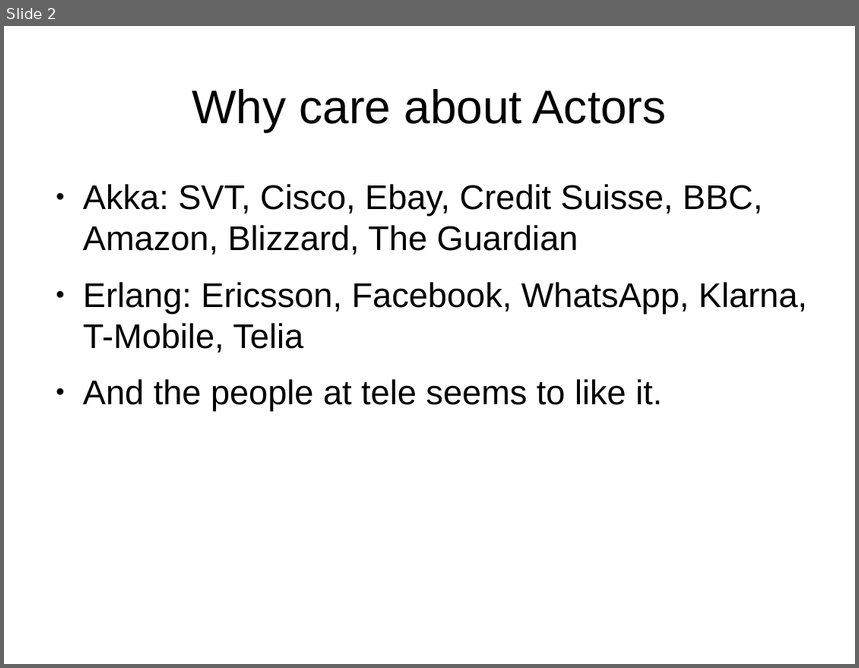
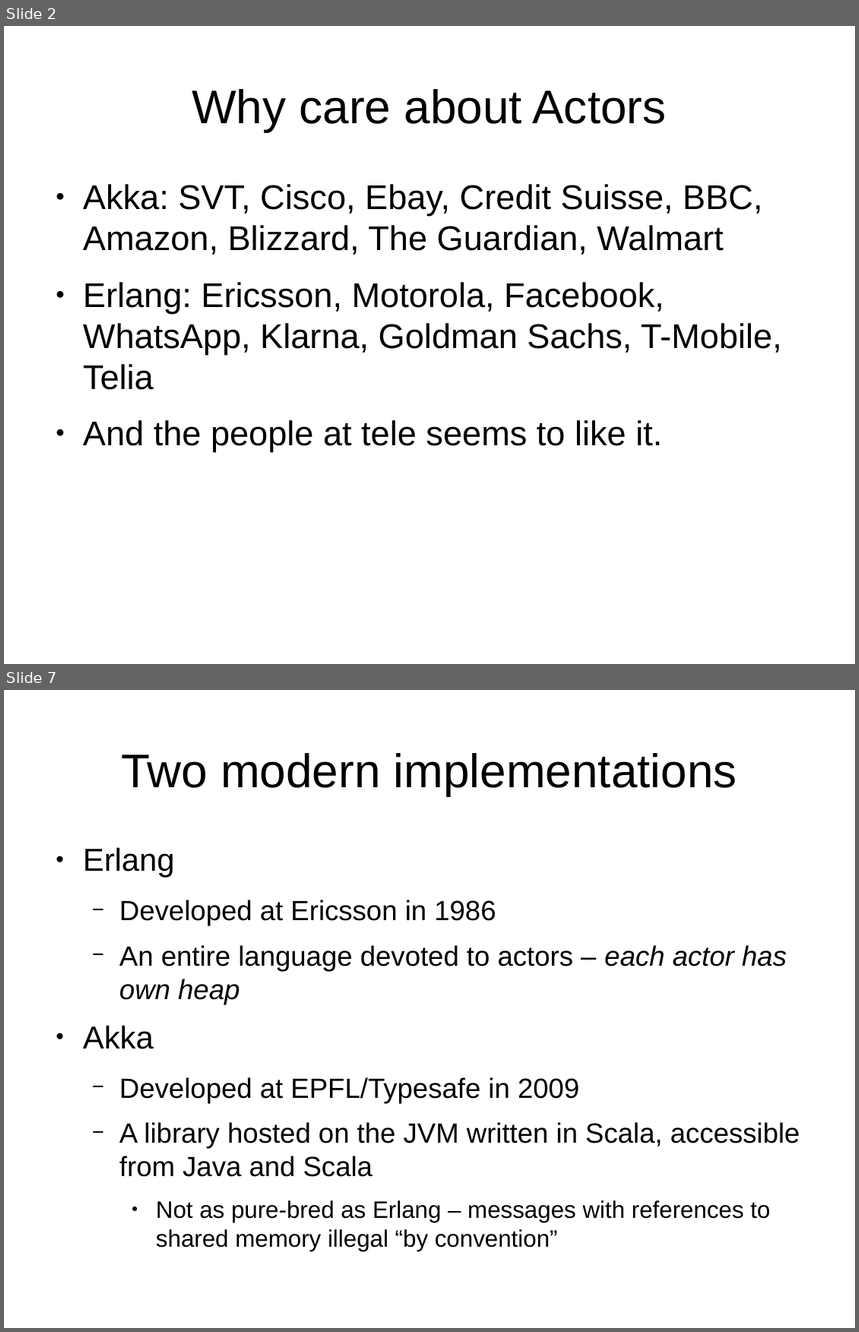
Before and after one commit to tormeh/sanntidpres, a slide deck: Actor model verification talk.odp. Shown one above the other, each under a label of ours: slide 2 before the commit, slides 2 and 7 after it; the slides between them are not shown. The pictures are 859x668 and 859x1332 pixels, drawn with LibreOffice and Linux fonts; fonts in the diff are those of the drawing. Boxes give left, top, right and bottom in pixels: in the first picture for what was removed or moved away, otherwise in the second. Text is boxed around its words. In the diff, an @@ line names an element or a change of style, - is before the commit and + after.

```diff
--- a/Actor model verification talk.odp
+++ b/Actor model verification talk.odp
@@ slide 7 added at bbox=[4, 690, 855, 1328], background #FFFFFF @@
@@ title added at bbox=[121, 753, 737, 796], 44 pt, text #000000 @@
+Two modern implementations
@@ text added at bbox=[83, 847, 800, 1252], 25.9 pt, text #000000 @@
+● Erlang
+  − Developed at Ericsson in 1986
+  − An entire language devoted to actors – each actor has own heap
+● Akka
+  − Developed at EPFL/Typesafe in 2009
+  − A library hosted on the JVM written in Scala, accessible from Java and Scala
+    ● Not as pure-bred as Erlang – messages with references to shared memory illegal “by convention”
@@ slide 2 changed as well @@
@@ text at bbox=[83, 184, 782, 390]: text changed @@
-● Akka: SVT, Cisco, Ebay, Credit Suisse, BBC, Amazon, Blizzard, The Guardian
-● Erlang: Ericsson, Facebook, WhatsApp, Klarna, T-Mobile, Telia
+● Akka: SVT, Cisco, Ebay, Credit Suisse, BBC, Amazon, Blizzard, The Guardian, Walmart
+● Erlang: Ericsson, Motorola, Facebook, WhatsApp, Klarna, Goldman Sachs, T-Mobile, Telia
```
Also in this commit, not shown: 7 other slides changed, 8 other slides added, 1 slide removed, 6 other files.
